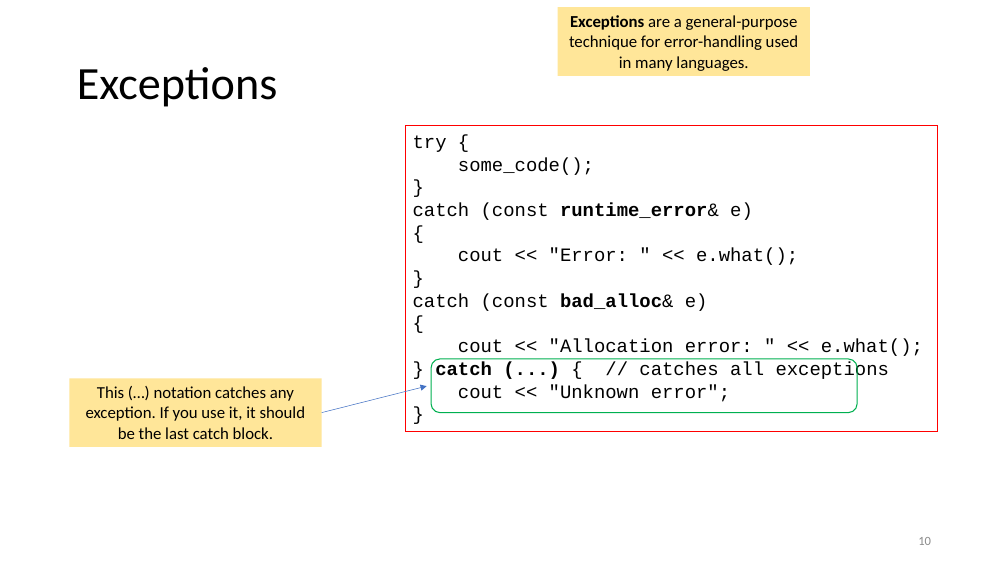
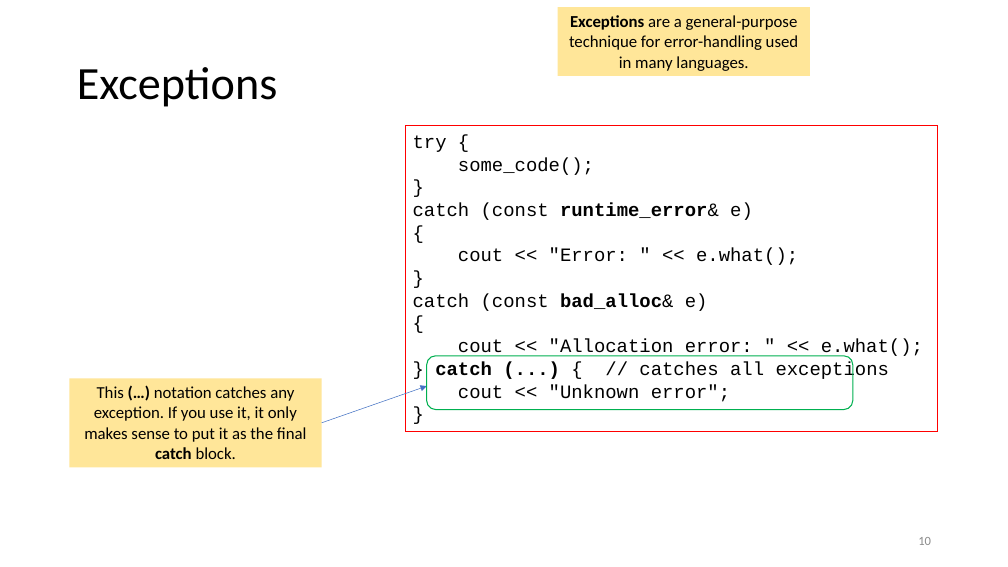
Before and after one commit to tjd1234/cmpt135spring2024, a slide deck: slide 10 of sample_code/week9/week9_cmpt135.pptx. Drawn at 1008x567 pixels with LibreOffice and Linux fonts; fonts in the diff are those of the drawing. Boxes give left, top, right and bottom in pixels: in the first picture for what was removed or moved away, otherwise in the second. Text is boxed around its words. In the diff, an @@ line names an element or a change of style, - is before the commit and + after.

```diff
--- a/sample_code/week9/week9_cmpt135.pptx
+++ b/sample_code/week9/week9_cmpt135.pptx
@@ rounded rectangle: place and size @@
-rounded rectangle at box(431, 359, 858, 413)
+rounded rectangle at box(426, 356, 853, 410)
@@ rectangle "This (…) notation catches any ...": place and size @@
-rectangle "This (…) notation catches any ..." at box(70, 378, 322, 447)
+rectangle "This (…) notation catches any ..." at box(70, 378, 322, 467)
@@ text in rectangle at box(84, 386, 307, 459): text changed @@
-This (…) notation catches any exception. If you use it, it should be the last catch block.
+This (…) notation catches any exception. If you use it, it only makes sense to put it as the final catch block.
@@ arrow moved from (322, 413) - (426, 386) to (322, 423) - (426, 386) @@
```
Also in this commit, not shown: 4 other files.
